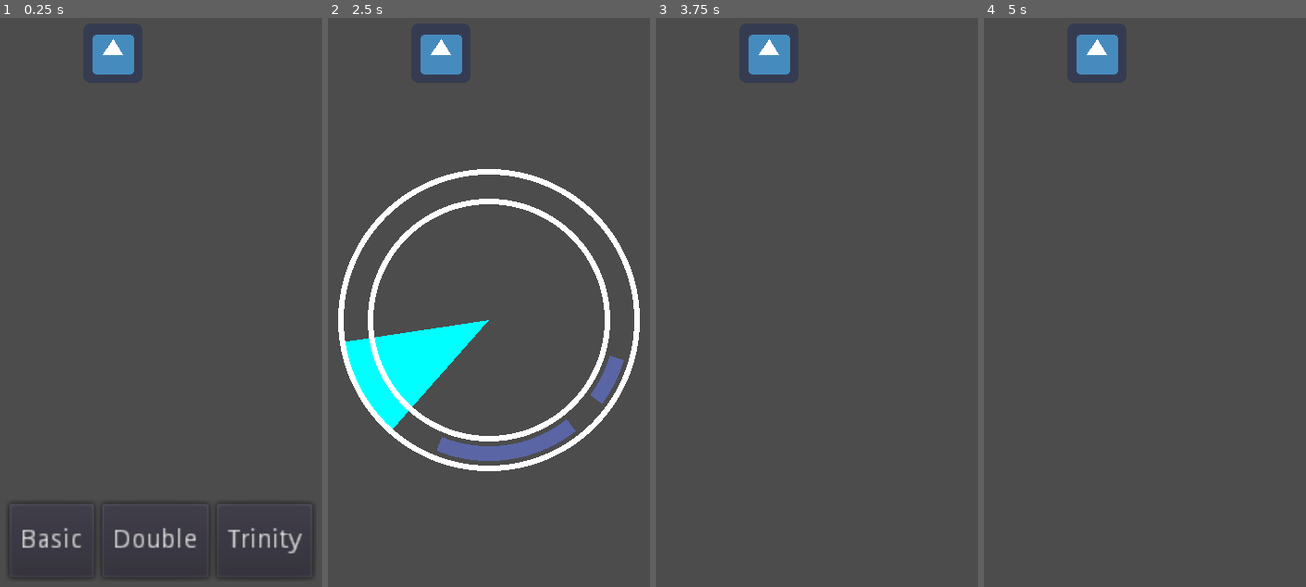
Above: before the commit, frames 1-4 (left to right).
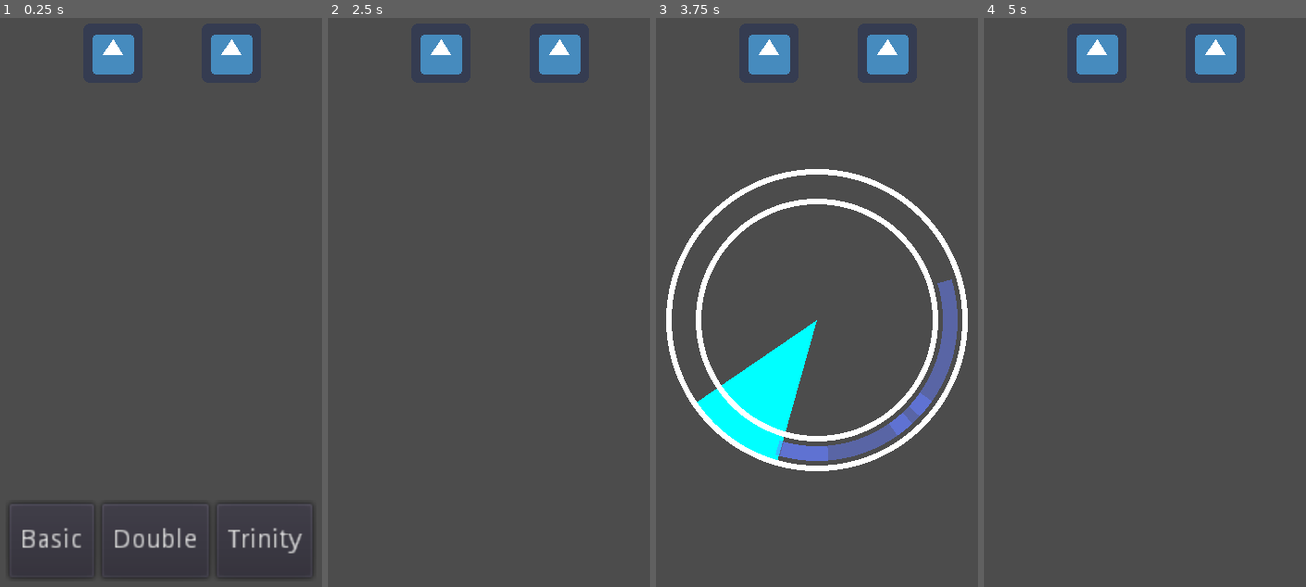
Above: after the commit, the same moments.

Repository: mharitsnf/SoulWheel
Game: Godot game, scene res://Scenes/Main/Root.tscn
The game is run twice, just before and just after one commit, with the same random seed, the same clock (stepped at 60 frames per second) and the same inputs. The engine's default icon, where the game draws it, is replaced by a stand-in: a white triangle on a blue panel in a dark square.
Inputs:
- Up to frame 1 (0.25 s): no input
- Up to frame 2 (2.5 s): click "Basic" at 0.5 s; tap Enter (ui_accept) at 1.25, 1.52, 2, 2.27 s
- Up to frame 3 (3.75 s): tap Enter (ui_accept) at 2.75 s
- Up to frame 4 (5 s): tap Enter (ui_accept) at 3.77, 4.25, 4.52 s

The runs differ from the first frame. In frame 1, 0.9% of the frame differs, in the area x 65-79%, y 2-10%; in frame 2, 11%; in frame 3, 12%, in the area x 3-97%, y 2-80%; in frame 4, 0.9%.

Commit message:
Complete player turn

Diff:
--- a/Resources/Enemies/Enemy1.tres
+++ b/Resources/Enemies/Enemy1.tres
@@ -8,4 +8,4 @@
 script = ExtResource( 1 )
 enemy_type = 1
 max_health = 30
-soul_areas = [ ExtResource( 2 ), ExtResource( 3 ) ]
+soul_areas = [ ExtResource( 3 ), ExtResource( 2 ) ]
--- a/Scenes/Components/Enemy/enemy.gd
+++ b/Scenes/Components/Enemy/enemy.gd
@@ -36,10 +36,6 @@
 	return false
 
 
-func defeated():
-	queue_free()
-
-
 func _input(event):
 	if event.is_action_pressed("ui_cancel"):
 		emit_signal("input_signal")
--- a/Scenes/Components/Player/player.gd
+++ b/Scenes/Components/Player/player.gd
@@ -61,8 +61,7 @@
 		# TODO: Add transition
 		var defeateds = _check_result()
 		for enemy in defeateds:
-			enemy.node.defeated()
-			Globals.saved_areas.erase(enemy)
+			_defeat_enemy(enemy)
 
 		Globals.saved_arrow = []
 
@@ -85,22 +84,36 @@
 
 				for area in enemy.dm.soul_areas:
 					var area_angle : Vector2 = Globals.generate_angles(area.rot_angle, area.thickness)
-					print(arrow_angle, ' ', area_angle)
 
 					if _is_hit(arrow_angle, area_angle):
-						enemy.node.take_damage(chosen_skill.damage)
+						var is_defeated = enemy.node.take_damage(chosen_skill.damage)
 						print(enemy.node, " hit! health: ", enemy.node.current_health)
 
+						if is_defeated: defeated_enemies.append(enemy)
 
-	print()
 	return defeated_enemies
 
 
 func _is_hit(arrow : Vector2, area : Vector2):
+	# when arrow is behind
+	if arrow.y - area.x > 360:
+		area.x += 360
+		area.y += 360
+
+	# when arrow is in front
+	if area.y - arrow.x > 360:
+		arrow.x += 360
+		arrow.y += 360
+
 	if arrow.y >= area.x and arrow.x <= area.y:
 		return true
 
 	return false
+
+
+func _defeat_enemy(enemy_data):
+	Globals.saved_areas.erase(enemy_data)
+	enemy_data.node.queue_free()
 
 
 func _end_turn():
--- a/Scenes/Main/Root.tscn
+++ b/Scenes/Main/Root.tscn
@@ -17,3 +17,7 @@
 [node name="Enemy" parent="TurnManager" instance=ExtResource( 2 )]
 position = Vector2( 64, 32 )
 enemy_data_model = ExtResource( 3 )
+
+[node name="Enemy2" parent="TurnManager" instance=ExtResource( 2 )]
+position = Vector2( 128, 32 )
+enemy_data_model = ExtResource( 3 )
--- a/Singletons/globals.gd
+++ b/Singletons/globals.gd
@@ -33,12 +33,15 @@
 
 
 func generate_angles(rot_angle, thickness):
+	# Limit to -359 to 359
 	var start_angle = fmod(-thickness + rot_angle, 360)
 	var end_angle = fmod(thickness + 1 + rot_angle, 360)
 
+	# Limit to 0 to 359
 	if start_angle < 0: start_angle += 360
 	if end_angle < 0: end_angle += 360
 
+	# Handles when start angle > end angle
 	if start_angle > end_angle: end_angle += 360
 
 	return Vector2(start_angle, end_angle)
